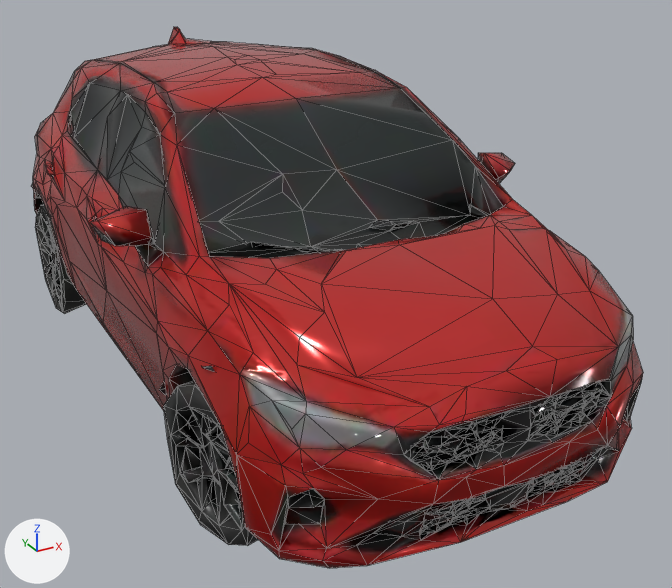
A saved change to the glTF model public/star/drive3d/car-hatch-lod.glb.
Rendered twice from a camera (50 mm lens) standing at (-1.94, -4.2, 2.44) and looking at (0.21, -0.29, 0.48). The lights are fixed; the arrows at lower left show +X, +Y and +Z. The picture after the commit comes second. Mesh edges are drawn as thin lines. Where no turn or scale is listed for an object, it has been applied to the vertices. Vertices at exactly the same position are counted once.

Names of what the first picture shows: 'body', 'wheel_FR_mesh', 'wheel_RR_mesh'.
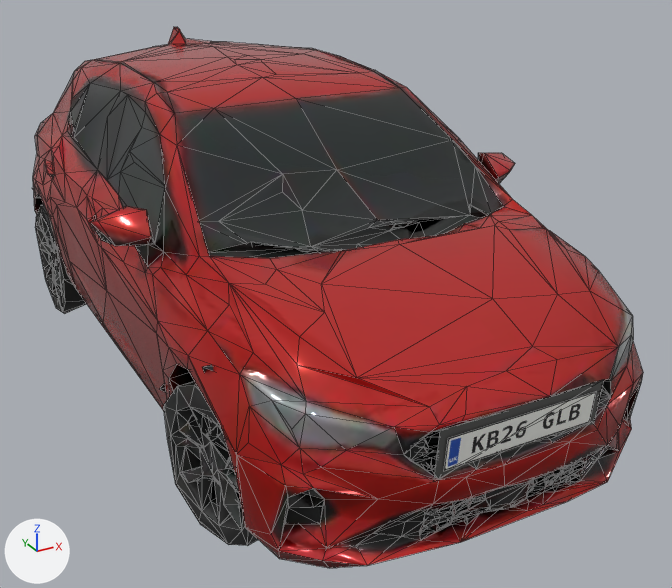
Where the newer file only moved an object's origin or applied its transform, the numbers keep the older frame.

Where the change shows, as pixel boxes (x1, y1, x2, y2) in the pictures (672 x 588 px; the box of a moved part takes in the faces that stretch with it):
'body', reshaped: before (31, 27, 643, 568); after (32, 27, 643, 568)
'wheel_FR_mesh', reshaped: before (163, 381, 258, 545); after (163, 356, 258, 545)
part 1 of me_body, moved or reshaped (mostly hidden before): before (160, 366, 215, 395); after (160, 366, 604, 479)
part 2 of me_tripo_mesh_0899b2fc_c136_4af8_a3b2_10d2411d33e1_002, added: after (169, 356, 219, 423)

The edits, one by one:
Picture 'plate' (img_plate) is new.
Material 'plate' (mat_plate) is new.
Its texture is img_plate.
Its roughness is 0.45.
me_body is used by ob_body; location (0.0, 0.0, 0.917).
me_body had 1293 vertices, 2724 faces and spanned x -1.08..1.08, y -2.05..2.05, z -0.74..0.74.
me_body now has 1309 vertices, 2728 faces and spans x -1.08..1.08, y -2.05..2.05, z -0.92..0.74.
me_body part 1: 11 vertices moved from x -0.9..-0.76, y -1.7..-0.8, z -0.55..-0.08 to x -0.86..-0.72, y -1.7..-0.79, z -0.54..-0.14; 4 vertices removed from x -0.89..-0.35, y -1.3..-0.83, z -0.34..-0.17; 11 vertices added at x -0.85..0.36, y -2.04..-0.83, z -0.38..-0.13.
Other edits to the shape of me_body do not show in these pictures.
me_body gains material mat_plate (picture img_plate).
me_tripo_mesh_0899b2fc_c136_4af8_a3b2_10d2411d33e1_002 is used by ob_wheel_fr_mesh; location (-0.743, -1.231, 0.379).
Verts and faces of me_tripo_mesh_0899b2fc_c136_4af8_a3b2_10d2411d33e1_002; kept vertices keep their numbers, new ones are numbered from 147.
Before the commit, vertices of me_tripo_mesh_0899b2fc_c136_4af8_a3b2_10d2411d33e1_002: 71 (0.147, -0.07, 0.367), 72 (0.145, 0.096, 0.367), 78 (-0.175, -0.241, 0.28) at pixel (220, 425), 96 (0.145, 0.278, 0.253), 97 (0.158, 0.382, -0.148).
me_tripo_mesh_0899b2fc_c136_4af8_a3b2_10d2411d33e1_002 had 147 vertices, 312 faces and spanned x -0.222..0.222, y -0.382..0.382, z -0.367..0.367.
me_tripo_mesh_0899b2fc_c136_4af8_a3b2_10d2411d33e1_002 now has 152 vertices, 322 faces and spans x -0.222..0.222, y -0.382..0.382, z -0.367..0.449.
Part 2, on me_tripo_mesh_0899b2fc_c136_4af8_a3b2_10d2411d33e1_002:
New vertex 147 is at (-0.188, 0.034, 0.382), pixel (187, 369).
New vertex 148 is at (-0.189, 0.016, 0.449), pixel (188, 355).
New vertex 149 is at (-0.086, 0.381, -0.147).
New vertex 150 is at (-0.177, 0.319, 0.204), pixel (168, 378).
New faces: (71, 147, 72), (71, 78, 147), (78, 148, 147), (97, 150, 149), (96, 150, 97).
Other edits to the shape of me_tripo_mesh_0899b2fc_c136_4af8_a3b2_10d2411d33e1_002 do not show in these pictures.
